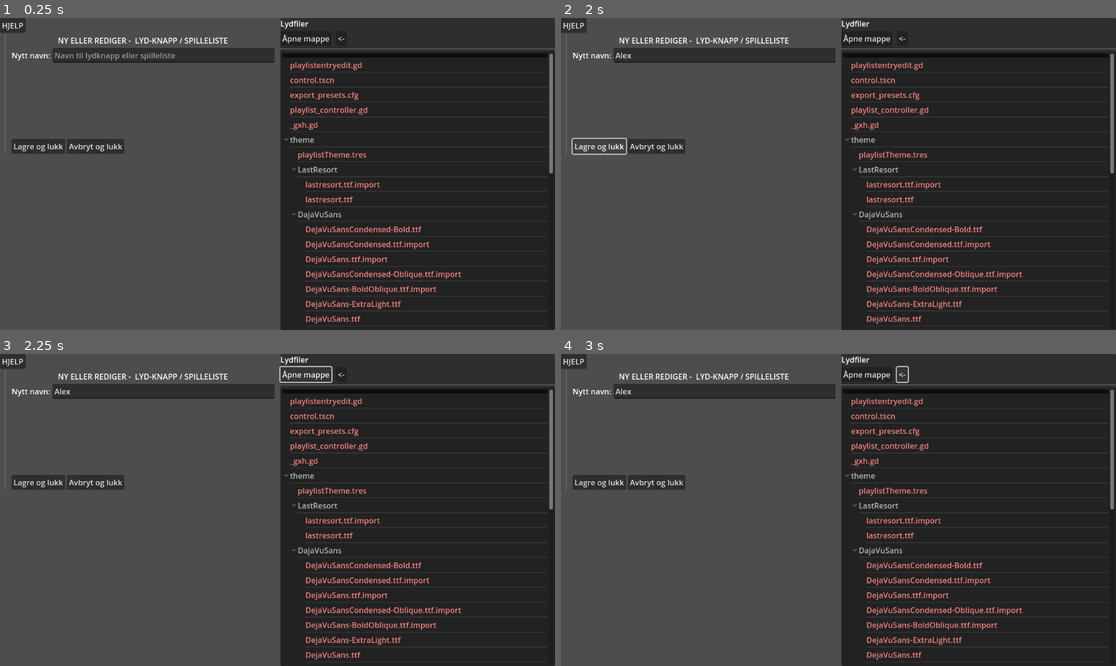
Above: before the commit, frames 1-4 (two rows, left to right).
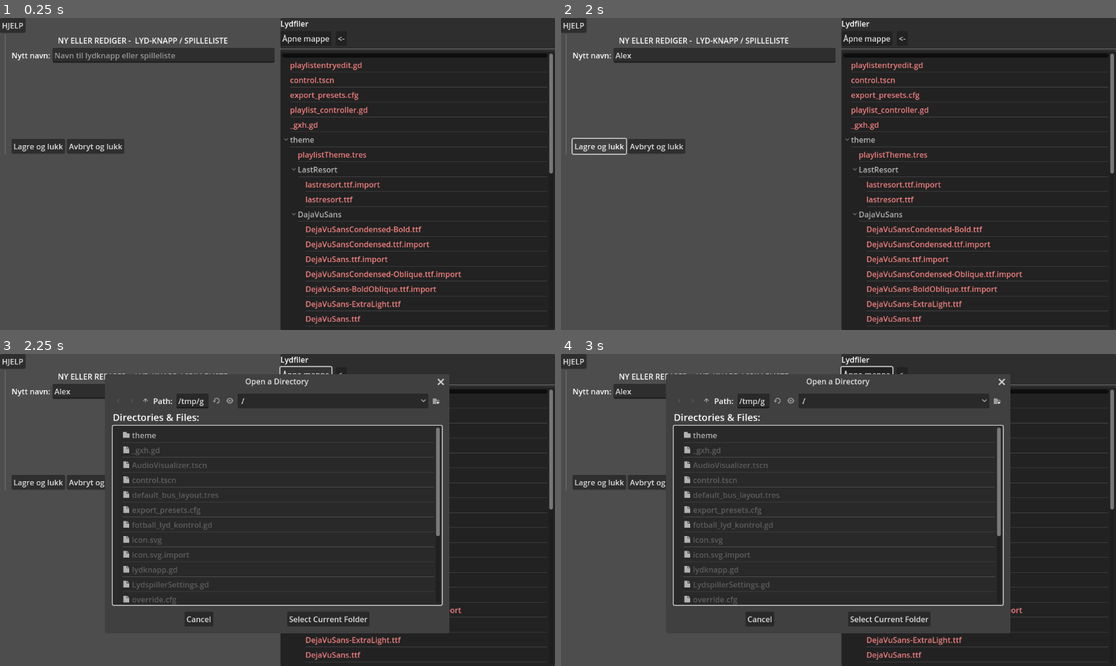
Above: after the commit, the same moments.

Repository: KvaGram/fotballklubb_music_app
Game: Godot game, scene res://settings.tscn
Two runs of this game, one before a commit and one after it. Both use one fixed random seed, a clock stepped at 60 frames per second and the inputs below. This scene is started directly instead of the project's main scene.
Inputs (mouse positions are in pixels of both pictures, inside the frame that each line leads up to):
- Up to frame 1 (0.25 s): no input
- Up to frame 2 (2 s): click (721, 55) at 0.52 s; type "Alex" at 0.6 s; click "Lagre og lukk" at 1.25 s
- Up to frame 3 (2.25 s): click "Åpne mappe" at 2 s
- Up to frame 4 (3 s): click "<-" at 2.75 s

Frames 1-2 are identical in both runs. In frame 3, 25% of the frame differs, in the area x 18-81%, y 6-90%; in frame 4, 25%, in the area x 18-81%, y 3-90%.
Error before the commit: Invalid operands 'Callable' and 'int' in operator '>'. (res://LydspillerSettings.gd:197)

Commit message:
complete the list editor

Diff:
--- a/LydspillerSettings.gd
+++ b/LydspillerSettings.gd
@@ -1,7 +1,7 @@
 extends Control
 var config:ConfigFile
 var _config_path:String = "user://listdata.cfg"
-var dir:String = ""
+var currentPath:String = ""
 var playlistdata = {}
 @export var max_filedepth = 2 #How many levels of subdirectories the fileexplorer will explore. At 0, only the base directory will show, no subdirectories.
 @export var ignore_nonmusic = false #hides filetypes not in SUPPORTED
@@ -13,25 +13,32 @@
 	config = ConfigFile.new()
 	var status:int = config.load(_config_path)
 	if status == OK:
-		dir = config.get_value("lastused", "test_dir", "")
+		currentPath = config.get_value("lastused", "dir", "")
 		playlistdata = config.get_value("playlists", "lists", {})
-	if dir != "":
-		openDir(dir)
+	if currentPath != "":
+		openDir(currentPath)
 	else:
 		openDir(OS.get_system_dir(OS.SYSTEM_DIR_MUSIC)) #open OS music directory by default.
-	if playlistdata.size() > 0:
-		pass #todo set up playlists in editpanel
-	else:
-		pass #todo start editing a new playlist? I don't know.. something, I guess.
-
-	#remove example nodes
+	#clean and ready input lists and editing fields
 	clearEditor()
-	for c in %boxListElements.get_children():
-		c.free()
+	populateElementList()
+	#Do not auto accept quit request
+	get_tree().set_auto_accept_quit(false)
 #End of _ready
+func _notification(what):
+	#When quit request is recived, run save_data, then comply.
+	if what == NOTIFICATION_WM_CLOSE_REQUEST:
+		print("Goodbye world")
+		save_data()
+		get_tree().quit() #closes application
+
 func _openHelp():
 	%Help.popup_centered(Vector2i(800,400))
 
+func save_data():
+	config.set_value("playlists", "lists", playlistdata)
+	config.set_value("lastused", "dir", currentPath)
+	config.save(_config_path)
 
 #Tree functions
 
@@ -42,7 +49,7 @@
 		var f:String = localdir.get_next()
 		if f.is_empty():
 			break
-		print(f)
+		#print(f)
 		var isDir:bool = localdir.current_is_dir()
 		var isAudio:bool = f.get_extension() in SUPPORTED
 		if ignore_nonmusic and not isAudio and not isDir:
@@ -54,16 +61,12 @@
 			if end:
 				child.set_custom_color(0, Color.LIGHT_CORAL)
 			else:
-				popTreeRecursive(depth+1,  localdir.open(getpathTreeitem(child)), child)
+				popTreeRecursive(depth+1,  DirAccess.open(getpathTreeitem(child)), child)
 				if child.get_child_count() < 1:
 					child.free()#remove empty directories
 		elif not isAudio:
 			child.set_custom_color(0, Color.LIGHT_CORAL)
 	#end of loop
-
-# Called every frame. 'delta' is the elapsed time since the previous frame.
-func _process(delta):
-	pass
 
 func openDir(path):
 	%Tree.clear()
@@ -71,6 +74,7 @@
 	var root:TreeItem = %Tree.create_item()
 	%txtRootName.text = path
 	root.set_text(0, path)
+	currentPath = path
 	popTreeRecursive(0, localDir, root)
 
 func _on_tree_item_activated():
@@ -85,12 +89,12 @@
 		addListEntry(path)
 	else:
 		#Presume it is a folder, attempt to navigate to it
-		var dir:DirAccess = DirAccess.open(path)
-		if dir:
-			openDir(dir.get_current_dir())
-
-
-#Recursively gets the full path of a TreeItem, presuming text index 0 is the file/dir name, and root contains full a valid path.
+		var d:DirAccess = DirAccess.open(path)
+		if d:
+			openDir(d.get_current_dir())
+
+
+#Recursively gets the full path of a TreeItem, presuming text index 0 is the file/folder name, and root contains full a valid path.
 #func getpathTreeitem(item:TreeItem)-> String:
 func getpathTreeitem(item)-> String:
 	if not item:
@@ -98,28 +102,33 @@
 	return getpathTreeitem(item.get_parent()).path_join(item.get_text(0))
 #opens file dialog to load a new directory
 func _on_btn_load_dir_pressed():
-	%FileDialog.popup_centered(200,200)
+	%FileDialog.popup_centered(Vector2i(200,500))
 #redirecting to openDir. Kept seperate in case of future input sanitizing is needed.
 func _on_file_dialog_dir_selected(path):
 	openDir(path)
 func _on_btn_up_one_dir_pressed():
-	var dir:DirAccess = DirAccess.open(dir)
-	if dir.change_dir(".."):
-		openDir(dir.get_current_dir())
-	pass # Replace with function body.
+	var d:DirAccess = DirAccess.open(currentPath)
+	var err = d.change_dir("..")
+	if err == OK:
+		openDir(d.get_current_dir())
+	else:
+		printerr("Error moving up one directory: " + err)
 
 #Editor functions
 func populateElementList():
 	for n in %boxListElements.get_children():
-		n.free()
+		%boxListElements.remove_child(n)
+		n.queue_free()
 	var entries:Array = []
 	entries.resize(playlistdata.size())
 	for e in playlistdata.values():
 		var n:Node = playlistentryedit.instantiate()
 		var i = e.get("list_index", -1)
-		n.set_text(e.get("name", "unnamed list"))
+		n.set_text(e.get("name", "unnamed list"), true)
 		n.setShowEdit(true)
-		if(i < 0):
+		if(i < 0 or i > entries.size()):
+			entries.append(n) #in the event of indecies missing or out of range
+		elif entries[i]: #in case of indicies somehow overlapping
 			entries.append(n)
 		else:
 			entries[i] = n
@@ -130,7 +139,7 @@
 		n.move.connect(onMoveListElement)
 		n.delete.connect(onDeleteListElement)
 		n.edit.connect(onEditListElement)
-	updateListContentIndex()
+	updateListElementIndex() #in case of above index error, said error will be corrected here.
 
 
 func clearEditor():
@@ -143,7 +152,7 @@
 	n.set_text(path, true)
 	n.setShowEdit(false)
 	n.set_index(%boxListContent.get_child_count())
-	%boxListContent.add(n)
+	%boxListContent.add_child(n)
 	n.delete.connect(onEditorDeleteListContent)
 	n.move.connect(onEditorMoveListContent)
 
@@ -151,26 +160,26 @@
 	if not isEditorNameValid():
 		return
 	#TODO: reimplement override flag?
-	#	elif playlistdata.has(name):
+	#	elif playlistdata.has(listname):
 #		if not overwrite_flag:
 #			%ListNameWarn.visible = true #ERROR! This seem to have passed without holding shift.
 #			%ListNameEditBox.tooltip_text = "En spilleliste med det navnet finnes allerede. Trykk igjen for å overskrive"
 #			overwrite_flag = true
 #			return
-	var name = %txtListName.text
+	var listname = %txtListName.text
 	var num = %boxListContent.get_child_count()
 	if num < 1:
 		return #Can't save empty list
 	var list:Array[String] = []
 	for c in %boxListContent.get_children():
 		list.append(c.get_text())
-	var data = {"list" : list, "name" : name}
-	if playlistdata.has(name):
-		playlistdata[name].merge(data, true) #this preserves metadata if present
-	else:
-		playlistdata[name] = data
+	var data = {"list" : list, "name" : listname}
+	if playlistdata.has(listname):
+		playlistdata[listname].merge(data, true) #this preserves metadata if present
+	else:
+		playlistdata[listname] = data
 		var n:Node = playlistentryedit.instantiate()
-		n.set_text(name, false)
+		n.set_text(listname, false)
 		n.setShowEdit(true)
 		n.set_index(%boxListElements.get_child_count())
 		%boxListElements.add_child(n)
@@ -178,23 +187,28 @@
 		n.delete.connect(onDeleteListElement)
 		n.edit.connect(onEditListElement)
 	clearEditor()
-	#TODO: SAVE
+	updateListElementIndex()
+	save_data()
 
 
 
 func updateListContentIndex():
 	for i in range(%boxListContent.get_child_count()):
 		%boxListContent.get_child(i).set_index(i)
+
 func onEditorMoveListContent(from, to):
 	%boxListContent.move_child(%boxListContent.get_child(from), to)
 	updateListContentIndex()
+
 func onEditorDeleteListContent(index):
 	var c = %boxListContent.get_child(index)
 	%boxListContent.remove_child(c)
 	c.queue_free()
 	updateListContentIndex()
+
 func isEditorNameValid() -> bool:
-	return %txtListName.text.length > 2
+	return %txtListName.text.length() > 2
+
 func onEditorNameChanged(_text):
 	%btnSaveEdit.disabled = not isEditorNameValid()
 
@@ -203,19 +217,29 @@
 		var c = %boxListElements.get_child(i)
 		c.set_index(i)
 		playlistdata[c.get_text()]["list_index"] = i
+
 func onMoveListElement(from, to):
 	%boxListElements.move_child(%boxListElements.get_child(from), to)
 	updateListElementIndex()
+
 func onDeleteListElement(index):
 	#TODO: add warning?
-	var c = %boxListContent.get_child(index)
+	var c = %boxListElements.get_child(index)
+	if not c:
+		_panicRepopulateElements("onDeleteListElement")
+		return
 	playlistdata.erase(c.get_text())
-	%boxListContent.remove_child(c)
+	%boxListElements.remove_child(c)
 	c.queue_free()
-	updateListContentIndex()
+	updateListElementIndex()
+
 func onEditListElement(index):
 	clearEditor()
-	var data:Dictionary = playlistdata.get(%boxListContent.get_child(index).get_text(), {})
+	var data:Dictionary = playlistdata.get(%boxListElements.get_child(index).get_text(), {})
 	%txtListName.text = data.get("name", "")
 	for e in data.get("list", []):
 		addListEntry(e)
+
+func _panicRepopulateElements(callername):
+	printerr("Something went wrong with " + callername + " Re-populating element list.")
+	populateElementList()
--- a/playlistentryedit.gd
+++ b/playlistentryedit.gd
@@ -38,3 +38,7 @@
 func _on_spin_box_index_value_changed(value):
 	var v:int = int(value -1)
 	emit_signal("move", _index, v)
+
+
+func _on_btn_edit_pressed():
+	emit_signal("edit", _index)
--- a/playlistentryedit.tscn
+++ b/playlistentryedit.tscn
@@ -24,6 +24,7 @@
 [node name="SpinBoxIndex" type="SpinBox" parent="box"]
 unique_name_in_owner = true
 layout_mode = 2
+step = -1.0
 
 [node name="Index" type="Label" parent="box"]
 unique_name_in_owner = true
@@ -53,3 +54,7 @@
 size_flags_horizontal = 8
 theme_override_colors/font_color = Color(1, 0, 0, 1)
 text = "X"
+
+[connection signal="value_changed" from="box/SpinBoxIndex" to="." method="_on_spin_box_index_value_changed"]
+[connection signal="pressed" from="box/btnEdit" to="." method="_on_btn_edit_pressed"]
+[connection signal="pressed" from="box/Delete" to="." method="_on_delete_pressed"]
